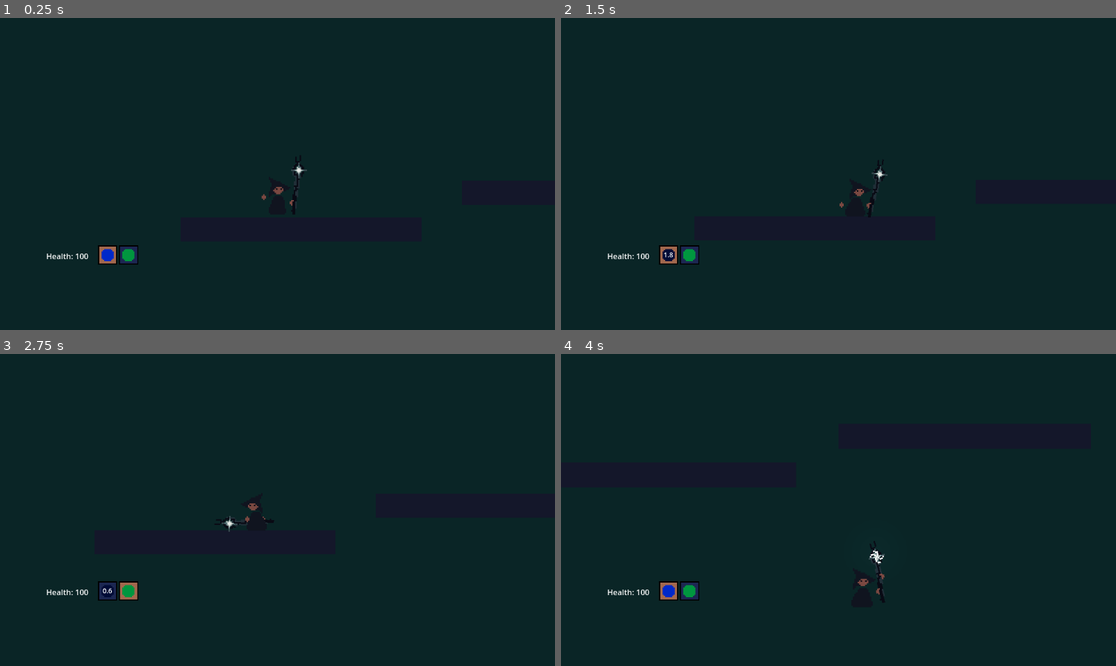
Above: before the commit, frames 1-4 (two rows, left to right).
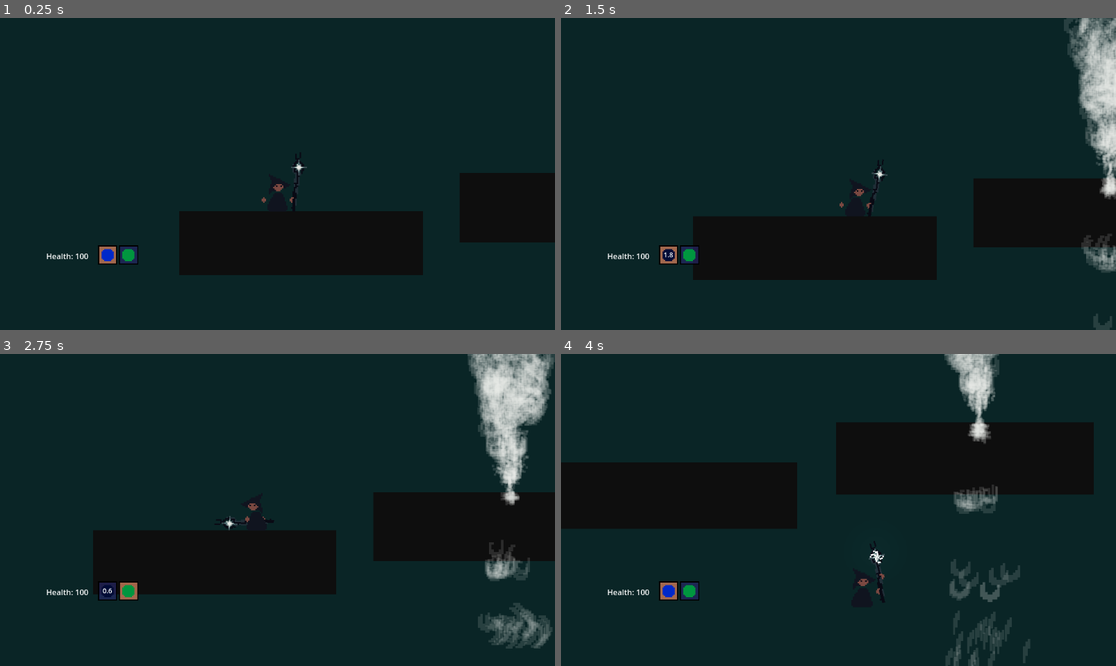
Above: after the commit, the same moments.

Repository: AthertonRoamer/Newton
Game: Godot game, scene res://test_world/test_world.tscn
The game is run twice, just before and just after one commit, with the same random seed, the same clock (stepped at 60 frames per second) and the same inputs. This scene is started directly instead of the project's main scene.
Inputs (mouse positions are in pixels of both pictures, inside the frame that each line leads up to):
- Up to frame 1 (0.25 s): no input
- Up to frame 2 (1.5 s): move the mouse to (960, 158) at 0.52 s; press the mouse at (960, 158) at 0.53 s; hold D (player_right) from 0.53 s (still down); tap W (player_jump) at 0.77 s; move the mouse to (727, 189) at 1.27 s; release the mouse at (727, 189) at 1.28 s; tap Shift (player_sprint) at 1.35 s
- Up to frame 3 (2.75 s): tap W (player_jump) at 1.52 s; move the mouse to (333, 441) at 2.02 s; release D (player_right) at 2.03 s; hold A (player_left) from 2.03 s (still down); tap Mouse wheel down (select_spell_down) at 2.1 s
- Up to frame 4 (4 s): move the mouse to (810, 572) at 2.77 s; release A (player_left) at 2.78 s; hold D (player_right) from 2.78 s (still down); tap Mouse wheel up (select_spell_up) at 2.85 s; tap W (player_jump) at 3.02, 3.77 s; move the mouse to (1005, 556) at 3.52 s; press the mouse at (1005, 556) at 3.53 s

The runs differ from the first frame. In frame 1, 4.9% of the frame differs, in the area x 32-100%, y 43-72%; in frame 2, 9.0%; in frame 3, 12%, in the area x 17-100%, y 0-95%; in frame 4, 10%.

Commit message:
working on stuff :(

Diff:
--- a/Newton/player/player.tscn
+++ b/Newton/player/player.tscn
@@ -765,6 +765,59 @@
 "values": [false]
 }
 
+[sub_resource type="Animation" id="Animation_kbru1"]
+resource_name = "wind_charged"
+length = 0.3
+loop_mode = 1
+tracks/0/type = "value"
+tracks/0/imported = false
+tracks/0/enabled = true
+tracks/0/path = NodePath("Sprite2D:frame")
+tracks/0/interp = 1
+tracks/0/loop_wrap = true
+tracks/0/keys = {
+"times": PackedFloat32Array(0),
+"transitions": PackedFloat32Array(1),
+"update": 1,
+"values": [17]
+}
+tracks/1/type = "value"
+tracks/1/imported = false
+tracks/1/enabled = true
+tracks/1/path = NodePath("staff:frame")
+tracks/1/interp = 1
+tracks/1/loop_wrap = true
+tracks/1/keys = {
+"times": PackedFloat32Array(0, 0.1, 0.2),
+"transitions": PackedFloat32Array(1, 1, 1),
+"update": 1,
+"values": [22, 23, 24]
+}
+tracks/2/type = "value"
+tracks/2/imported = false
+tracks/2/enabled = true
+tracks/2/path = NodePath("staff:z_index")
+tracks/2/interp = 1
+tracks/2/loop_wrap = true
+tracks/2/keys = {
+"times": PackedFloat32Array(0),
+"transitions": PackedFloat32Array(1),
+"update": 1,
+"values": [1]
+}
+tracks/3/type = "value"
+tracks/3/imported = false
+tracks/3/enabled = true
+tracks/3/path = NodePath("staff:position")
+tracks/3/interp = 1
+tracks/3/loop_wrap = true
+tracks/3/keys = {
+"times": PackedFloat32Array(0),
+"transitions": PackedFloat32Array(1),
+"update": 0,
+"values": [Vector2(0, 4.76837e-07)]
+}
+
 [sub_resource type="Animation" id="Animation_8liq7"]
 resource_name = "wind_charging"
 length = 0.9
@@ -853,59 +906,6 @@
 "values": [0.0, 0.25]
 }
 
-[sub_resource type="Animation" id="Animation_kbru1"]
-resource_name = "wind_charged"
-length = 0.3
-loop_mode = 1
-tracks/0/type = "value"
-tracks/0/imported = false
-tracks/0/enabled = true
-tracks/0/path = NodePath("Sprite2D:frame")
-tracks/0/interp = 1
-tracks/0/loop_wrap = true
-tracks/0/keys = {
-"times": PackedFloat32Array(0),
-"transitions": PackedFloat32Array(1),
-"update": 1,
-"values": [17]
-}
-tracks/1/type = "value"
-tracks/1/imported = false
-tracks/1/enabled = true
-tracks/1/path = NodePath("staff:frame")
-tracks/1/interp = 1
-tracks/1/loop_wrap = true
-tracks/1/keys = {
-"times": PackedFloat32Array(0, 0.1, 0.2),
-"transitions": PackedFloat32Array(1, 1, 1),
-"update": 1,
-"values": [22, 23, 24]
-}
-tracks/2/type = "value"
-tracks/2/imported = false
-tracks/2/enabled = true
-tracks/2/path = NodePath("staff:z_index")
-tracks/2/interp = 1
-tracks/2/loop_wrap = true
-tracks/2/keys = {
-"times": PackedFloat32Array(0),
-"transitions": PackedFloat32Array(1),
-"update": 1,
-"values": [1]
-}
-tracks/3/type = "value"
-tracks/3/imported = false
-tracks/3/enabled = true
-tracks/3/path = NodePath("staff:position")
-tracks/3/interp = 1
-tracks/3/loop_wrap = true
-tracks/3/keys = {
-"times": PackedFloat32Array(0),
-"transitions": PackedFloat32Array(1),
-"update": 0,
-"values": [Vector2(0, 4.76837e-07)]
-}
-
 [sub_resource type="AnimationLibrary" id="AnimationLibrary_hnese"]
 _data = {
 "RESET": SubResource("Animation_hmqwr"),
--- a/Newton/project.godot
+++ b/Newton/project.godot
@@ -66,5 +66,4 @@
 [rendering]
 
 textures/canvas_textures/default_texture_filter=0
-renderer/rendering_method="gl_compatibility"
 renderer/rendering_method.mobile="gl_compatibility"
--- a/Newton/test_world/block.tscn
+++ b/Newton/test_world/block.tscn
@@ -1,14 +1,23 @@
-[gd_scene load_steps=2 format=3 uid="uid://fs6myl3u0kt5"]
+[gd_scene load_steps=3 format=3 uid="uid://fs6myl3u0kt5"]
 
 [sub_resource type="RectangleShape2D" id="RectangleShape2D_n8jl8"]
 size = Vector2(500, 50)
 
+[sub_resource type="OccluderPolygon2D" id="OccluderPolygon2D_g0pfk"]
+polygon = PackedVector2Array(-250, -26, 247, -25, 250, 23, -247, 24)
+
 [node name="Block" type="StaticBody2D"]
+z_index = 10
+z_as_relative = false
 metadata/_edit_group_ = true
 
 [node name="CollisionShape2D" type="CollisionShape2D" parent="."]
+visible = false
 shape = SubResource("RectangleShape2D_n8jl8")
 
 [node name="Polygon2D" type="Polygon2D" parent="."]
 color = Color(0.0784314, 0.0901961, 0.164706, 1)
 polygon = PackedVector2Array(-250, -25, 250, -25, 250, 25, -250, 25)
+
+[node name="LightOccluder2D" type="LightOccluder2D" parent="."]
+occluder = SubResource("OccluderPolygon2D_g0pfk")
--- a/Newton/test_world/test_world.tscn
+++ b/Newton/test_world/test_world.tscn
@@ -1,11 +1,38 @@
-[gd_scene load_steps=3 format=3 uid="uid://w06y3prgnygb"]
+[gd_scene load_steps=5 format=3 uid="uid://w06y3prgnygb"]
 
 [ext_resource type="PackedScene" uid="uid://vo4tbm4u65yf" path="res://test_world/test_map.tscn" id="1_tw7wp"]
 [ext_resource type="PackedScene" uid="uid://city0pwx48l16" path="res://player/player.tscn" id="2_3631f"]
+[ext_resource type="PackedScene" uid="uid://gnat8j78a4g7" path="res://wind.tscn" id="3_jv0u6"]
+
+[sub_resource type="OccluderPolygon2D" id="OccluderPolygon2D_2el0w"]
+polygon = PackedVector2Array(-6, -12.6667, 9, -5.33334, 1, -1.33334, 4.33334, 2.33332, 6, 12, -6, 12.3333, -1.66666, -0.666676, -5, 0.333324)
 
 [node name="TestWorld" type="Node2D"]
 
 [node name="TestMap" parent="." instance=ExtResource("1_tw7wp")]
+position = Vector2(-736, -258)
+
+[node name="ColorRect2" type="ColorRect" parent="TestMap"]
+offset_left = 267.0
+offset_top = 524.0
+offset_right = 362.0
+offset_bottom = 585.0
+scale = Vector2(5.32147, 2.1695)
+color = Color(0.054902, 0.054902, 0.054902, 1)
+
+[node name="ColorRect3" type="ColorRect" parent="TestMap"]
+offset_left = 849.0
+offset_top = 445.0
+offset_right = 945.0
+offset_bottom = 511.0
+scale = Vector2(5.32147, 2.1695)
+color = Color(0.054902, 0.054902, 0.054902, 1)
 
 [node name="Player" parent="." instance=ExtResource("2_3631f")]
-position = Vector2(471, 409)
+position = Vector2(-265, 160)
+
+[node name="LightOccluder2D" type="LightOccluder2D" parent="Player"]
+occluder = SubResource("OccluderPolygon2D_2el0w")
+
+[node name="wind" parent="." instance=ExtResource("3_jv0u6")]
+position = Vector2(397, 157)
--- /dev/null
+++ b/Newton/wind.tscn
@@ -0,0 +1,54 @@
+[gd_scene load_steps=8 format=3 uid="uid://gnat8j78a4g7"]
+
+[ext_resource type="Texture2D" uid="uid://dm310lx8x507r" path="res://player/spells-ss.png" id="1_2x7s2"]
+
+[sub_resource type="CanvasItemMaterial" id="CanvasItemMaterial_t8pdw"]
+particles_animation = true
+particles_anim_h_frames = 8
+particles_anim_v_frames = 2
+particles_anim_loop = false
+
+[sub_resource type="Curve" id="Curve_sgpbl"]
+_data = [Vector2(0, 1), 0.0, 0.0, 0, 0, Vector2(1, 0), -0.102921, 0.0, 0, 0]
+point_count = 2
+
+[sub_resource type="CurveTexture" id="CurveTexture_5jfvo"]
+curve = SubResource("Curve_sgpbl")
+
+[sub_resource type="Curve" id="Curve_tcmm1"]
+_data = [Vector2(0, 1), 0.0, 0.0, 0, 0, Vector2(1, 0), 0.0, 0.0, 0, 0]
+point_count = 2
+
+[sub_resource type="CurveTexture" id="CurveTexture_in845"]
+curve = SubResource("Curve_tcmm1")
+
+[sub_resource type="ParticleProcessMaterial" id="ParticleProcessMaterial_vsum7"]
+particle_flag_disable_z = true
+direction = Vector3(0, 1, 0)
+spread = 12.0
+initial_velocity_min = 145.16
+initial_velocity_max = 209.68
+gravity = Vector3(0, 0, 0)
+scale_min = 5.0
+scale_max = 5.0
+scale_curve = SubResource("CurveTexture_in845")
+color = Color(1, 1, 1, 0.137255)
+alpha_curve = SubResource("CurveTexture_5jfvo")
+anim_speed_min = 5.0
+anim_speed_max = 5.0
+collision_mode = 1
+collision_friction = 0.0
+collision_bounce = 1.0
+collision_use_scale = true
+sub_emitter_mode = 3
+sub_emitter_amount_at_collision = 5
+
+[node name="wind" type="GPUParticles2D"]
+material = SubResource("CanvasItemMaterial_t8pdw")
+amount = 5000
+sub_emitter = NodePath(".")
+process_material = SubResource("ParticleProcessMaterial_vsum7")
+texture = ExtResource("1_2x7s2")
+lifetime = 15.0
+speed_scale = 2.5
+collision_base_size = 0.01
Not shown, added: Newton/player/farm-bg.png.import
Not shown, added: Newton/player/farm-paralax.png.import
Not shown, added: Newton/player/farm-tiles.png.import
